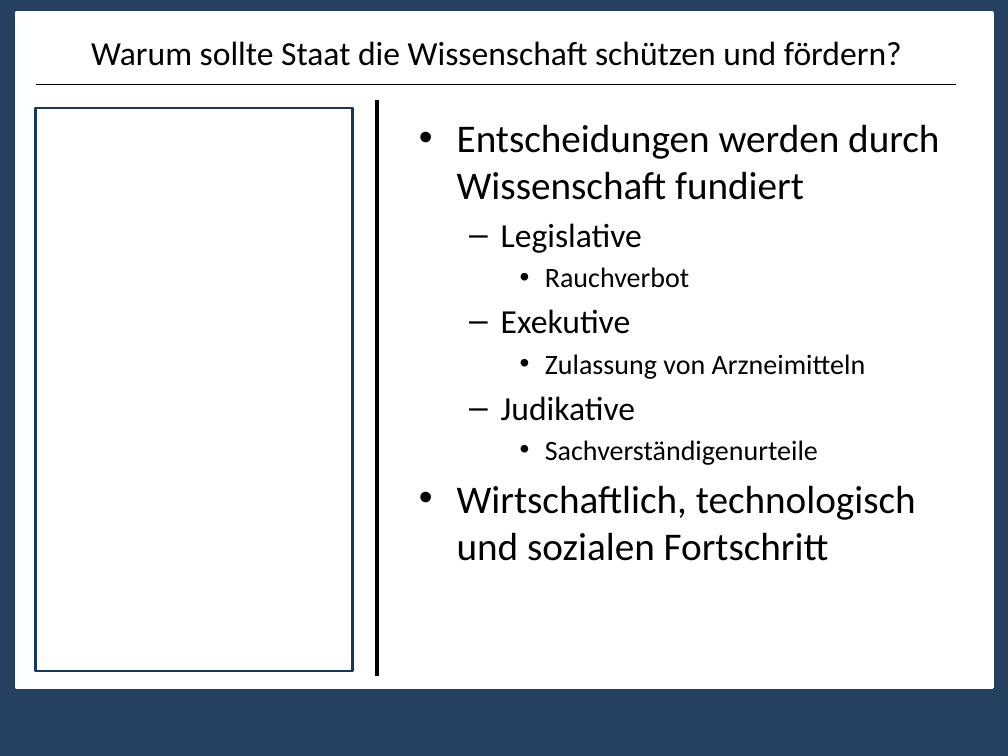
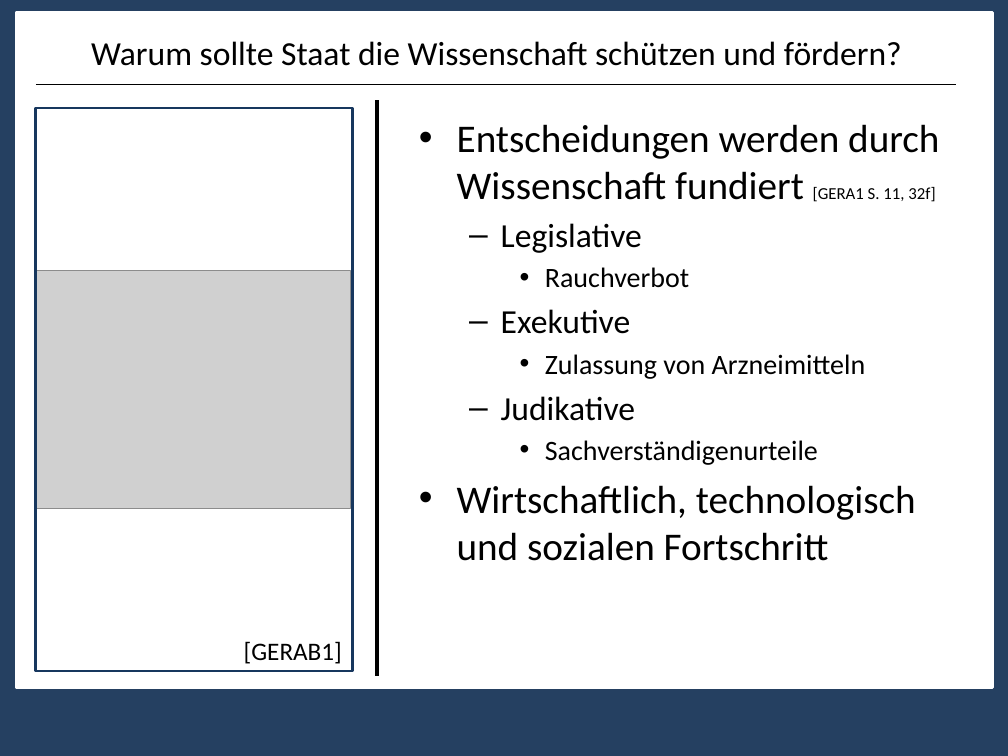
Before and after one commit to nicolehm/PMWK, a slide deck: slide 4 of Präsentation.pptx. Drawn at 1008x756 pixels with LibreOffice and Linux fonts; fonts in the diff are those of the drawing; grey boxes stand for pictures. Boxes give left, top, right and bottom in pixels: in the first picture for what was removed or moved away, otherwise in the second. Text is boxed around its words. In the diff, an @@ line names an element or a change of style, - is before the commit and + after.

```diff
--- a/Präsentation.pptx
+++ b/Präsentation.pptx
@@ text at box(457, 124, 939, 202): text changed @@
-• Entscheidungen werden durch Wissenschaft fundiert
+• Entscheidungen werden durch Wissenschaft fundiert [GERA1 S. 11, 32f]
@@ picture added at box(35, 271, 350, 508) @@
@@ text added at box(244, 641, 342, 664), 18 pt, text #000000 @@
+[GERAB1]
```
Also in this commit, not shown: 4 other slides changed, 1 slide added, 3 slides removed.
